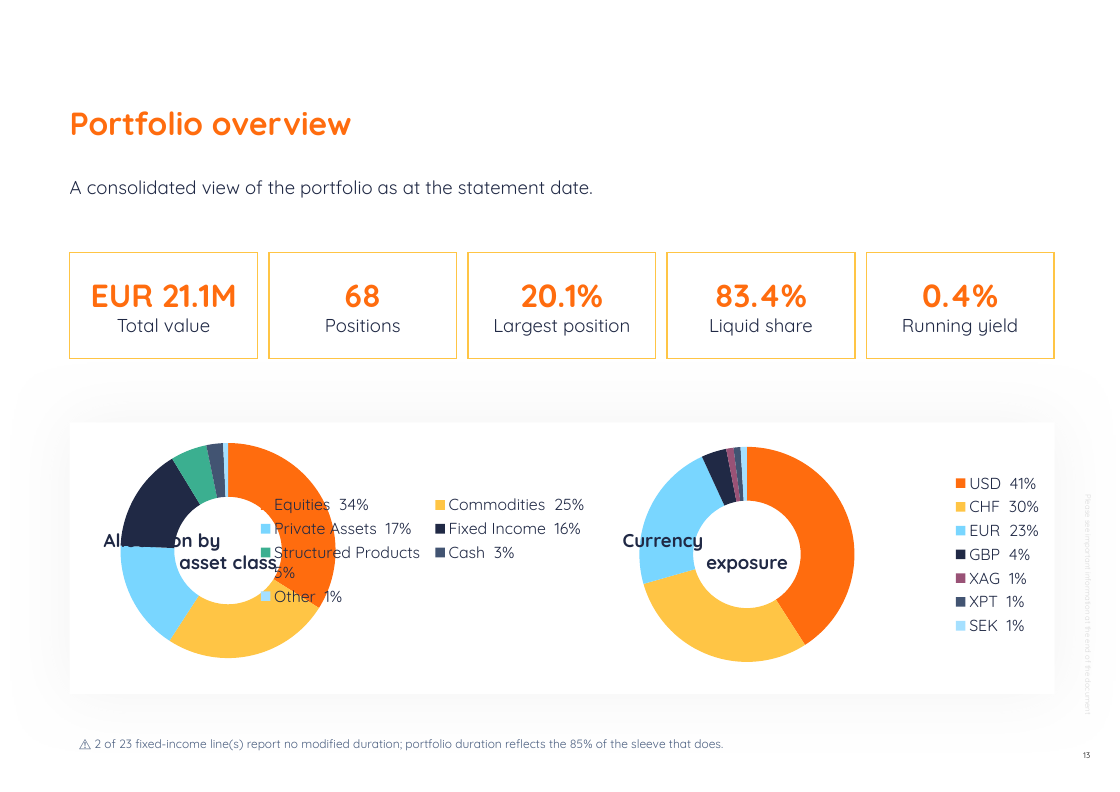
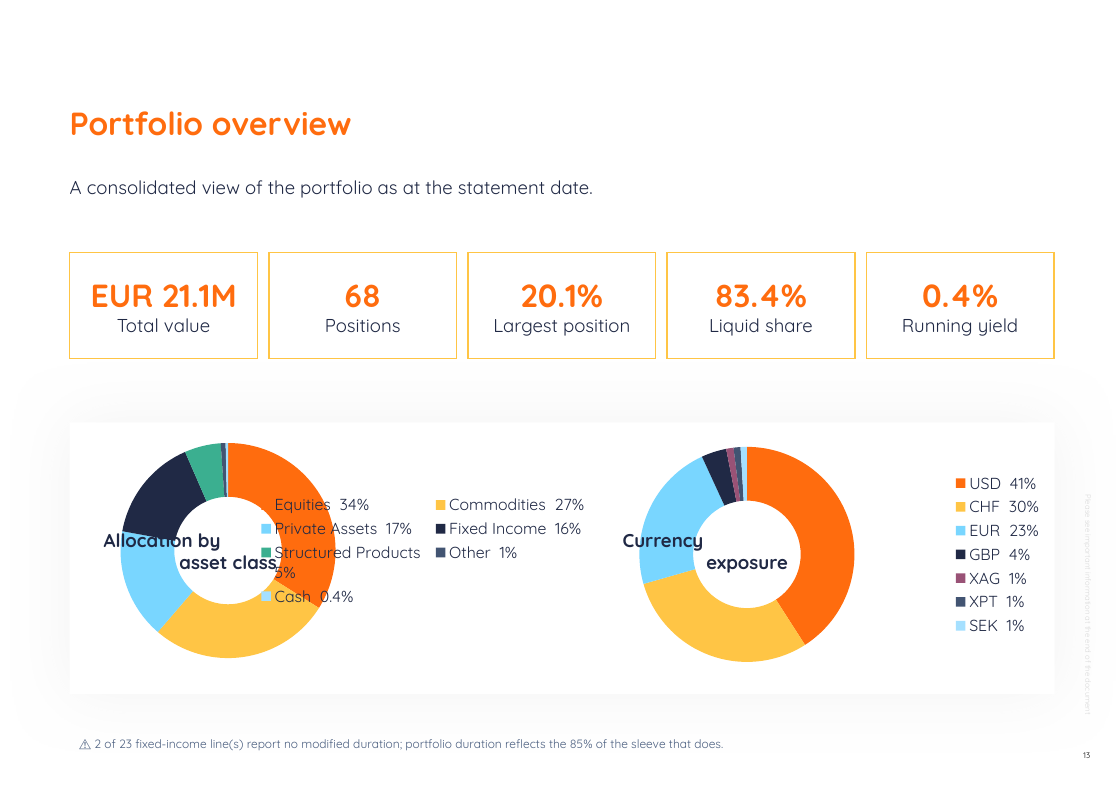
Before and after one commit to jb-db05/Investment_Proposal, a slide deck: slide 13 of Investment Proposal - Growth - August 2026.pptx. Drawn at 1120x792 pixels with LibreOffice and Linux fonts; fonts in the diff are those of the drawing; background and template pictures are left out. Boxes give left, top, right and bottom in pixels: in the first picture for what was removed or moved away, otherwise in the second. Text is boxed around its words. In the diff, an @@ line names an element or a change of style, - is before the commit and + after.

```diff
--- a/Investment Proposal - Growth - August 2026.pptx
+++ b/Investment Proposal - Growth - August 2026.pptx
@@ doughnut chart at box(70, 434, 598, 668) @@
-categories: Equities  34%, Commodities  25%, Private Assets  17%, Fixed Income  16%, Structured Products  5%, Cash  3%, Other  1%
+categories: Equities  34%, Commodities  27%, Private Assets  17%, Fixed Income  16%, Structured Products  5%, Other  1%, Cash  0.4%
-Series 1: 34, 25, 17, 16, 5, 3, 1
+Series 1: 34, 27, 17, 16, 5, 1, 0
```
Also in this commit, not shown: 6 other slides changed, 7 other files.
